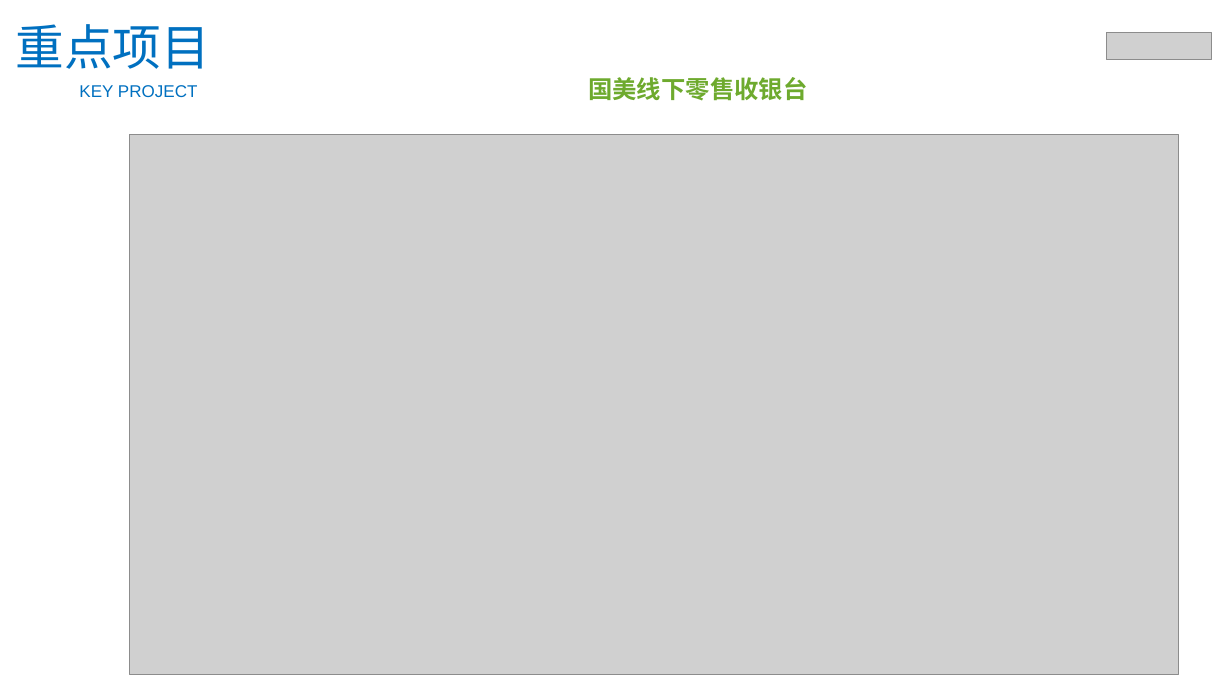
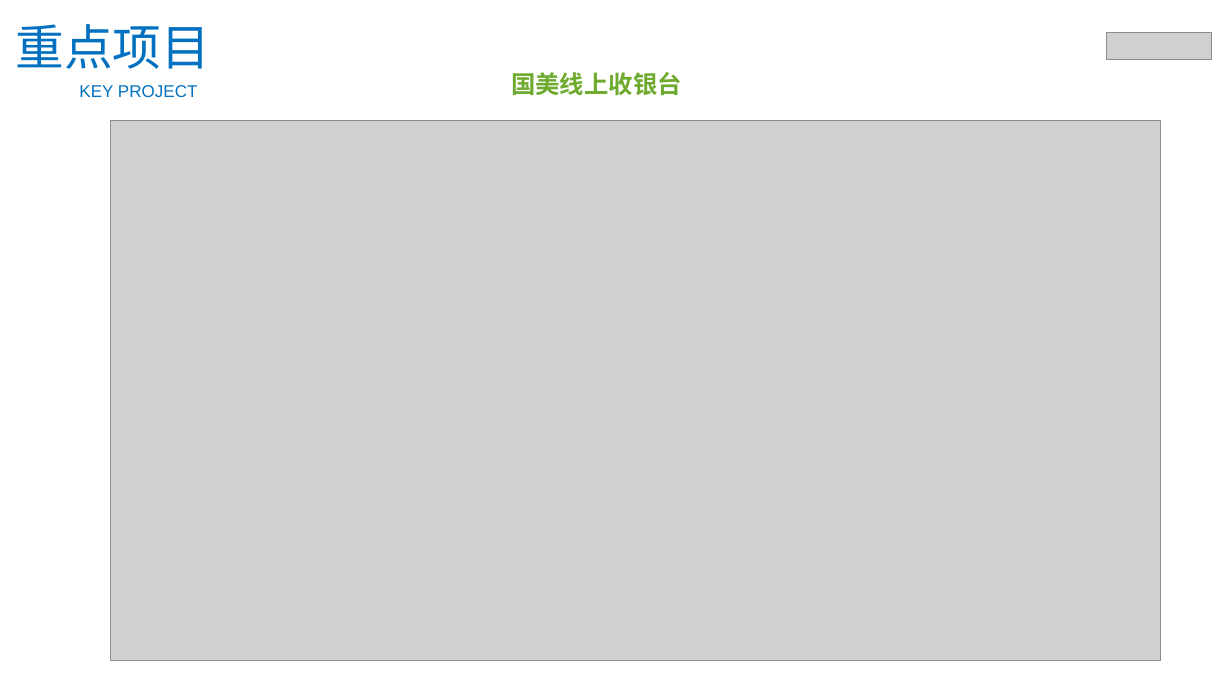
Before and after one commit to JSFFZL/Courseware-PPT, a slide deck: slide 6 of 孟庆凡-自我介绍.pptx. Drawn at 1232x693 pixels with LibreOffice and Linux fonts; fonts in the diff are those of the drawing; grey boxes stand for pictures; background and template pictures are left out. Boxes give left, top, right and bottom in pixels: in the first picture for what was removed or moved away, otherwise in the second. Text is boxed around its words. In the diff, an @@ line names an element or a change of style, - is before the commit and + after.

```diff
--- a/孟庆凡-自我介绍.pptx
+++ b/孟庆凡-自我介绍.pptx
@@ text at box(511, 72, 682, 95): text changed @@
-国美线下零售收银台
+国美线上收银台
@@ picture: place and size @@
-picture at box(129, 134, 1179, 674)
+picture at box(110, 121, 1160, 661)
```
Also in this commit, not shown: 1 other slide changed, 3 other files.
